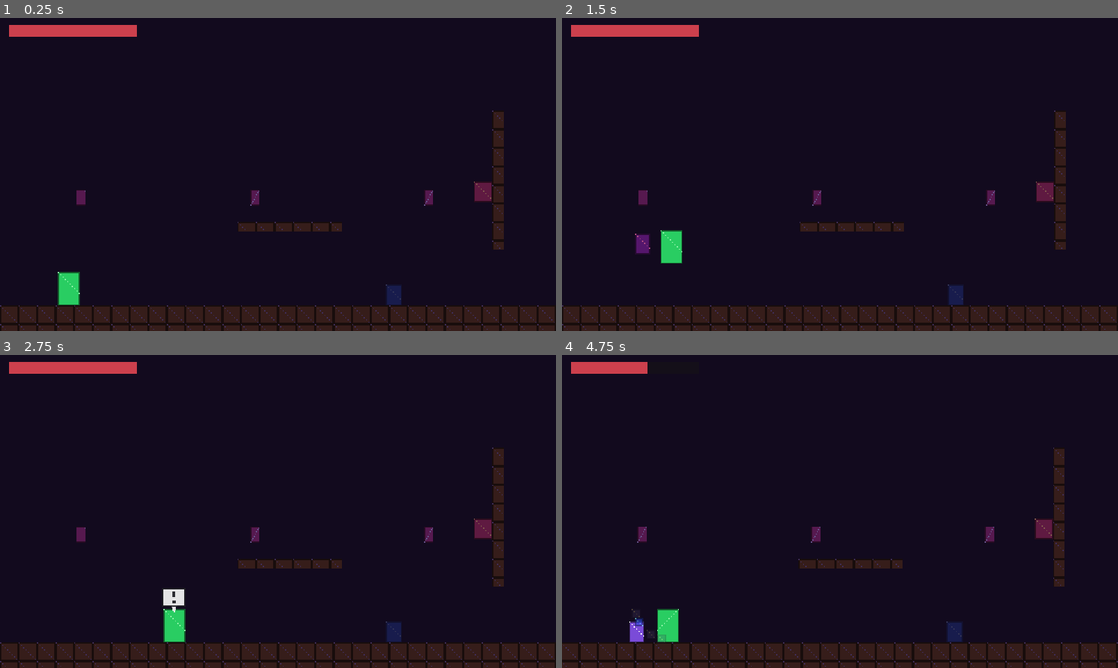
Above: before the commit, frames 1-4 (two rows, left to right).
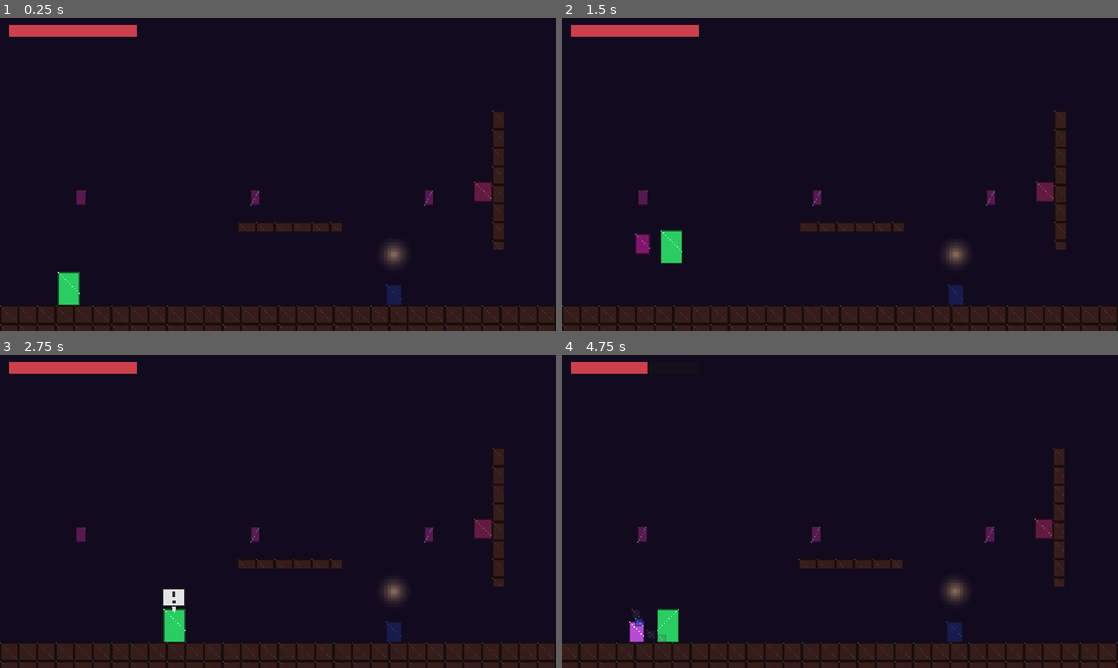
Above: after the commit, the same moments.

Repository: Eruldin/Honor-Meselesi
Game: Godot game, scene res://src/levels/ch3/Ch3.tscn
The game is run twice, just before and just after one commit, with the same random seed, the same clock (stepped at 60 frames per second) and the same inputs. This scene is started directly instead of the project's main scene.
Inputs (mouse positions are in pixels of both pictures, inside the frame that each line leads up to):
- Up to frame 1 (0.25 s): no input
- Up to frame 2 (1.5 s): tap Enter (ui_accept) at 0.5 s; move the mouse to (962, 158) at 0.52 s; hold D (move_right) 0.53-1.25 s; hold J (attack) 0.53-1.25 s; click (962, 158) at 0.67 s; tap Space (jump) at 0.77 s; drag from (728, 190) to (667, 240) at 1.27 s
- Up to frame 3 (2.75 s): move the mouse to (333, 442) at 2.02 s; hold D (move_right) from 2.03 s (still down); tap F (focus) at 2.1 s
- Up to frame 4 (4.75 s): release D (move_right) at 2.75 s; drag from (812, 574) to (751, 630) at 2.77 s; tap Enter (ui_accept) at 3.5 s; move the mouse to (1006, 558) at 3.52 s; hold A (move_left) 3.53-4.25 s; tap Q (form_prev) at 3.6 s; tap Space (jump) at 3.77 s; drag from (673, 464) to (673, 646) at 4.27 s

The runs differ from the first frame. In frame 1, 0.2% of the frame differs, in the area x 69-73%, y 71-79%; in frame 2, 0.4%; in frame 3, 0.2%; in frame 4, 0.4%, in the area x 12-73%, y 71-92%.

Commit message:
druid: saldiri anina yer-patlama fx + ch3: gotik sokak lambalari
Co-Authored-By: Devin AI <158243242+devin-ai-integration[bot]@users.noreply.github.com>

Diff:
--- a/src/enemies/druid.gd
+++ b/src/enemies/druid.gd
@@ -20,3 +20,19 @@
 		if absf(dx) < 30.0 and _anim_lock <= 0.0:
 			play_anim(&"attack", 0.7)
 			AudioManager.play_sfx(&"sfx/swipe", global_position, -10.0, 0.9)
+			_earth_burst(signf(dx))
+
+
+## Saldiri aninda onundeki zeminde yer-patlama efekti — buyucu imzasi.
+func _earth_burst(dir: float) -> void:
+	if not AssetLoader.has_frames(&"fx/druid_earth"):
+		return
+	var fx := AnimatedSprite2D.new()
+	fx.sprite_frames = AssetLoader.frames(&"fx/druid_earth")
+	var ts: Vector2 = fx.sprite_frames.get_frame_texture(&"default", 0).get_size()
+	fx.scale = Vector2.ONE * (46.0 / ts.y)
+	fx.position = Vector2(dir * 18.0, -ts.y * fx.scale.y * 0.5)
+	fx.z_index = 2
+	add_child(fx)
+	fx.play(&"default")
+	fx.animation_finished.connect(fx.queue_free, CONNECT_ONE_SHOT)
--- a/src/levels/ch3/ch3.gd
+++ b/src/levels/ch3/ch3.gd
@@ -6,6 +6,7 @@
 ## -> Golge/Yarasa formu -> Bolum 4.
 
 const CH4_PATH := "res://src/levels/ch4/Ch4.tscn"
+const GlowSprite := preload("res://src/levels/props/glow_sprite.gd")
 const FLOOR_Y := 250.0
 const LEVEL_W := 1500.0
 const ARENA_X := 1180.0
@@ -127,6 +128,14 @@
 	_add_deco_ground(&"prop/bush_large", 560.0, 0.55, Color(0.4, 0.42, 0.5))
 	_add_deco_ground(&"prop/bush_large", 1240.0, 0.5,
 		Color(0.36, 0.38, 0.46), true)
+	# Gotik sokak lambalari — soluk sicak hale mezarlik yolunu isaretler
+	for lx in [340.0, 800.0, 1145.0]:
+		_add_deco_ground(&"prop/street_lamp", lx, 0.55,
+			Color(0.78, 0.75, 0.88))
+		var gl := GlowSprite.new(19.0, Color(1.0, 0.82, 0.5, 0.5))
+		gl.position = Vector2(lx, FLOOR_Y - 46)
+		gl.z_index = 3
+		add_child(gl)
 
 
 func _add_deco_ground(id: StringName, x: float, scale := 1.0,
